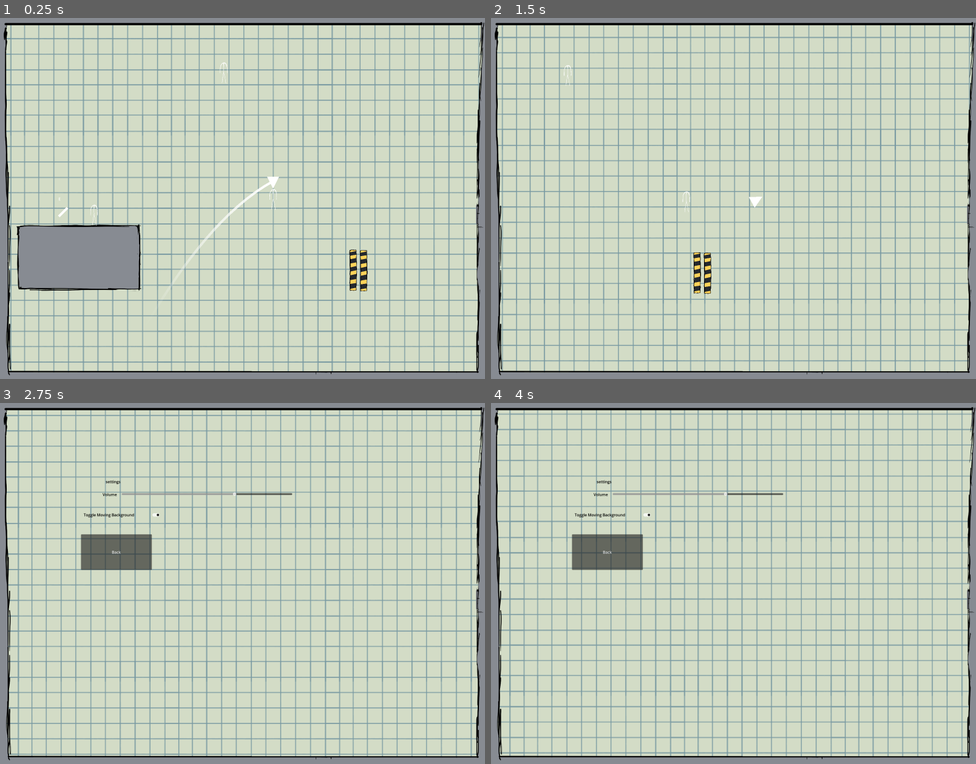
Above: before the commit, frames 1-4 (two rows, left to right).
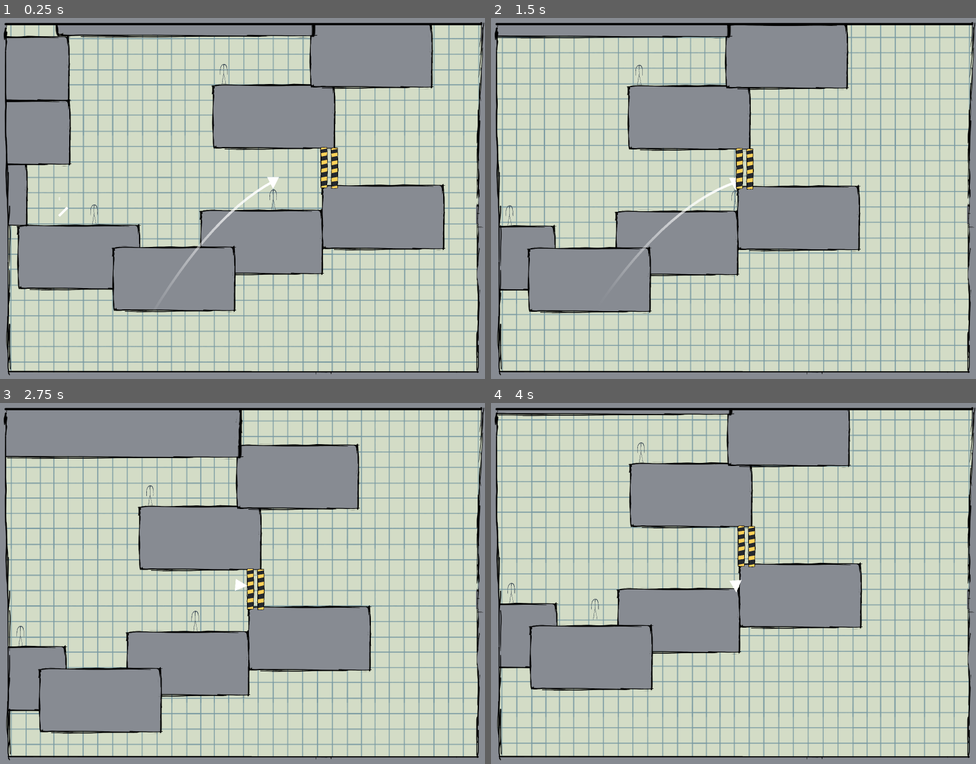
Above: after the commit, the same moments.

Repository: Indigo-Hawk/UBGJ-Project
Game: Godot game, scene res://Levels/test.tscn
The game is run twice, just before and just after one commit, with the same random seed, the same clock (stepped at 60 frames per second) and the same inputs.
Inputs (mouse positions are in pixels of both pictures, inside the frame that each line leads up to):
- Up to frame 1 (0.25 s): no input
- Up to frame 2 (1.5 s): move the mouse to (840, 180) at 0.52 s; hold D (RIGHT) from 0.53 s (still down); tap Space (ACTION) at 0.6 s; move the mouse to (636, 216) at 1.27 s; tap E (INTERACT) at 1.35 s
- Up to frame 3 (2.75 s): move the mouse to (291, 504) at 2.02 s; release D (RIGHT) at 2.03 s; hold A (LEFT) from 2.03 s (still down); tap Space (ACTION) at 2.1 s
- Up to frame 4 (4 s): move the mouse to (709, 655) at 2.77 s; release A (LEFT) at 2.78 s; hold D (RIGHT) from 2.78 s (still down); tap E (INTERACT) at 2.85 s; move the mouse to (879, 637) at 3.52 s; tap Space (ACTION) at 3.6 s

The runs differ from the first frame. In frame 1, 29% of the frame differs, in the area x 1-92%, y 2-82%; in frame 2, 25%; in frame 3, 49%, in the area x 1-100%, y 2-98%; in frame 4, 46%.

Commit message:
some stuff and things (don't know)

Diff:
--- /dev/null
+++ b/Components/Block/block_3.tscn
@@ -0,0 +1,19 @@
+[gd_scene load_steps=3 format=3 uid="uid://c7dgl4dli5vue"]
+
+[ext_resource type="Texture2D" uid="uid://b4qe3lwd2iefx" path="res://Art/platforms.png" id="1_mw67s"]
+
+[sub_resource type="RectangleShape2D" id="RectangleShape2D_8uh7m"]
+size = Vector2(501, 47)
+
+[node name="Block1" type="StaticBody2D"]
+
+[node name="CollisionShape2D" type="CollisionShape2D" parent="."]
+position = Vector2(-3.5, -2.5)
+shape = SubResource("RectangleShape2D_8uh7m")
+
+[node name="Platforms" type="Sprite2D" parent="."]
+position = Vector2(-5, -1)
+scale = Vector2(0.6, 0.6)
+texture = ExtResource("1_mw67s")
+region_enabled = true
+region_rect = Rect2(523.5, 970.95, 863.5, 107.8)
--- a/Components/Bodys/body(basic).gd
+++ b/Components/Bodys/body(basic).gd
@@ -33,6 +33,10 @@
 	if body is Switch:
 		switch = body
 
+func _on_area_2d_body_exited(body: Node2D) -> void:
+	if body is Switch:
+		body = null
+
 
 
 func Attach(head:Head) -> void:
--- a/Components/Bodys/body(basic).tscn
+++ b/Components/Bodys/body(basic).tscn
@@ -35,6 +35,11 @@
 position = Vector2(0, 1.5)
 shape = SubResource("RectangleShape2D_vwnuo")
 
+[node name="Sprite" type="Sprite2D" parent="."]
+self_modulate = Color(0.234824, 0.288411, 0.338054, 1)
+scale = Vector2(0.15, 0.15)
+texture = ExtResource("6_oheoo")
+
 [node name="Area2D" type="Area2D" parent="."]
 collision_layer = 0
 collision_mask = 10
@@ -59,9 +64,6 @@
 
 [node name="ArmsMod" parent="." instance=ExtResource("5_j2sat")]
 
-[node name="Sprite2D" type="Sprite2D" parent="."]
-scale = Vector2(0.15, 0.15)
-texture = ExtResource("6_oheoo")
-
 [connection signal="body_entered" from="Area2D" to="." method="_on_area_2d_body_entered"]
+[connection signal="body_exited" from="Area2D" to="." method="_on_area_2d_body_exited"]
 [connection signal="Launched" from="HeadPoint/Launcher" to="." method="_on_launcher_launched"]
--- a/Components/UI/main_menu.gd
+++ b/Components/UI/main_menu.gd
@@ -1,4 +1,7 @@
 extends Control
+
+func _ready() -> void:
+	$Main/Title.play("default")
 
 
 func _on_button_button_up() -> void:
--- a/Components/UI/main_menu.tscn
+++ b/Components/UI/main_menu.tscn
@@ -1,10 +1,28 @@
-[gd_scene load_steps=5 format=3 uid="uid://bhyiet2epxdbu"]
+[gd_scene load_steps=8 format=3 uid="uid://bhyiet2epxdbu"]
 
 [ext_resource type="Script" uid="uid://cnj6wehhp10af" path="res://Components/UI/main_menu.gd" id="1_crcef"]
 [ext_resource type="PackedScene" uid="uid://cr0xdlvoi8kvu" path="res://Components/Camera/main_camera.tscn" id="2_4h3tf"]
 [ext_resource type="Texture2D" uid="uid://cbcgqcdmc5um6" path="res://Art/menu_buttons.png" id="3_h742b"]
+[ext_resource type="Texture2D" uid="uid://b1pn0kbprbljp" path="res://Art/head_logo1.png" id="4_16jej"]
+[ext_resource type="Texture2D" uid="uid://bkohno3yykrg2" path="res://Art/head_logo2.png" id="5_biaiq"]
+[ext_resource type="Texture2D" uid="uid://caetsgoq3xgdx" path="res://Art/head_logo3.png" id="6_htklm"]
 
 [sub_resource type="SpriteFrames" id="SpriteFrames_h742b"]
+animations = [{
+"frames": [{
+"duration": 1.0,
+"texture": ExtResource("4_16jej")
+}, {
+"duration": 1.0,
+"texture": ExtResource("5_biaiq")
+}, {
+"duration": 1.0,
+"texture": ExtResource("6_htklm")
+}],
+"loop": true,
+"name": &"default",
+"speed": 5.0
+}]
 
 [node name="MainMenu" type="Control"]
 layout_mode = 3
@@ -18,7 +36,6 @@
 [node name="MainCamera" parent="." instance=ExtResource("2_4h3tf")]
 
 [node name="Main" type="Control" parent="."]
-visible = false
 anchors_preset = 0
 offset_right = 40.0
 offset_bottom = 40.0
@@ -63,20 +80,14 @@
 scale = Vector2(2, 2)
 flat = true
 
-[node name="Label" type="Label" parent="Main"]
-texture_filter = 1
-layout_mode = 0
-offset_left = -305.0
-offset_top = -155.0
-offset_right = -259.0
-offset_bottom = -132.0
-scale = Vector2(10, 10)
-text = "Game"
-
 [node name="Title" type="AnimatedSprite2D" parent="Main"]
+scale = Vector2(2, 2)
 sprite_frames = SubResource("SpriteFrames_h742b")
+frame = 2
+frame_progress = 0.702407
 
 [node name="Settings" type="Control" parent="."]
+visible = false
 anchors_preset = 0
 offset_right = 40.0
 offset_bottom = 40.0
--- a/Levels/test.tscn
+++ b/Levels/test.tscn
@@ -8,63 +8,40 @@
 [ext_resource type="PackedScene" uid="uid://71x2sq1tvg6k" path="res://Components/EndZone/end_zone.tscn" id="6_upgg8"]
 [ext_resource type="PackedScene" uid="uid://da3bscst3fwvx" path="res://Components/Switch/Switch.tscn" id="7_tqcie"]
 
-[sub_resource type="RectangleShape2D" id="RectangleShape2D_8uh7m"]
-size = Vector2(593, 160)
-
 [node name="Test" type="Node"]
 
-[node name="Block1" parent="." instance=ExtResource("1_mkyii")]
+[node name="Blocks" type="Node2D" parent="."]
+
+[node name="Block1" parent="Blocks" instance=ExtResource("1_mkyii")]
 position = Vector2(421, 649)
 
-[node name="StaticBody2D2" type="StaticBody2D" parent="."]
-position = Vector2(120, 347)
-rotation = 0.706306
+[node name="Block2" parent="Blocks" instance=ExtResource("1_mkyii")]
+position = Vector2(-43, 387)
 
-[node name="CollisionShape2D" type="CollisionShape2D" parent="StaticBody2D2"]
-position = Vector2(-63.878, 89.9867)
-shape = SubResource("RectangleShape2D_8uh7m")
+[node name="Block3" parent="Blocks" instance=ExtResource("1_mkyii")]
+position = Vector2(1174, 587)
 
-[node name="StaticBody2D3" type="StaticBody2D" parent="."]
-position = Vector2(820, 537)
-rotation = -0.146808
+[node name="Block4" parent="Blocks" instance=ExtResource("1_mkyii")]
+position = Vector2(134, 135)
 
-[node name="CollisionShape2D" type="CollisionShape2D" parent="StaticBody2D3"]
-shape = SubResource("RectangleShape2D_8uh7m")
+[node name="Block5" parent="Blocks" instance=ExtResource("1_mkyii")]
+position = Vector2(130, -129)
 
-[node name="StaticBody2D4" type="StaticBody2D" parent="."]
-position = Vector2(1491, 22)
-rotation = 1.14185
+[node name="Block6" parent="Blocks" instance=ExtResource("1_mkyii")]
+position = Vector2(1224, 69)
 
-[node name="CollisionShape2D" type="CollisionShape2D" parent="StaticBody2D4"]
-shape = SubResource("RectangleShape2D_8uh7m")
+[node name="Block8" parent="Blocks" instance=ExtResource("1_mkyii")]
+position = Vector2(1625, -183)
 
-[node name="StaticBody2D6" type="StaticBody2D" parent="."]
-position = Vector2(1832, 497)
-rotation = 0.00257289
+[node name="Block10" parent="Blocks" instance=ExtResource("1_mkyii")]
+position = Vector2(862, -395)
+scale = Vector2(2.12154, 1)
 
-[node name="CollisionShape2D" type="CollisionShape2D" parent="StaticBody2D6"]
-shape = SubResource("RectangleShape2D_8uh7m")
+[node name="Block7" parent="Blocks" instance=ExtResource("1_mkyii")]
+position = Vector2(1674, 484)
 
-[node name="StaticBody2D5" type="StaticBody2D" parent="."]
-position = Vector2(1289, 532)
-rotation = -0.00375152
-
-[node name="CollisionShape2D" type="CollisionShape2D" parent="StaticBody2D5"]
-shape = SubResource("RectangleShape2D_8uh7m")
-
-[node name="StaticBody2D7" type="StaticBody2D" parent="."]
-position = Vector2(1165, 9)
-rotation = -0.00375152
-
-[node name="CollisionShape2D" type="CollisionShape2D" parent="StaticBody2D7"]
-shape = SubResource("RectangleShape2D_8uh7m")
-
-[node name="StaticBody2D8" type="StaticBody2D" parent="."]
-position = Vector2(1043, -367)
-rotation = 0.28522
-
-[node name="CollisionShape2D" type="CollisionShape2D" parent="StaticBody2D8"]
-shape = SubResource("RectangleShape2D_8uh7m")
+[node name="Block9" parent="Blocks" instance=ExtResource("1_mkyii")]
+position = Vector2(813, 739)
 
 [node name="MainCamera" parent="." instance=ExtResource("2_oe5jq")]
 position = Vector2(748, 421)
@@ -81,16 +58,16 @@
 position = Vector2(1014, -131)
 
 [node name="Door" parent="." instance=ExtResource("4_7t67w")]
-position = Vector2(1548, 704)
+position = Vector2(1428, 282)
 
 [node name="Door2" parent="." instance=ExtResource("4_7t67w")]
-position = Vector2(1591, 706)
+position = Vector2(1471, 284)
 
 [node name="PressurePad" parent="." instance=ExtResource("5_bwca4")]
 position = Vector2(1181, -73)
 
 [node name="EndZone" parent="." instance=ExtResource("6_upgg8")]
-position = Vector2(2004, 382)
+position = Vector2(1832, 314)
 
 [node name="Switch" parent="." instance=ExtResource("7_tqcie")]
 position = Vector2(339, 476)
Binary file added: Art/head_logo1.png
Not shown, added: Art/head_logo1.png.import
Binary file added: Art/head_logo2.png
Not shown, added: Art/head_logo2.png.import
Binary file added: Art/head_logo3.png
Not shown, added: Art/head_logo3.png.import
Not shown: 1 places in Levels/test.tscn that only renumber resources
Not shown, changed: Notes.txt
